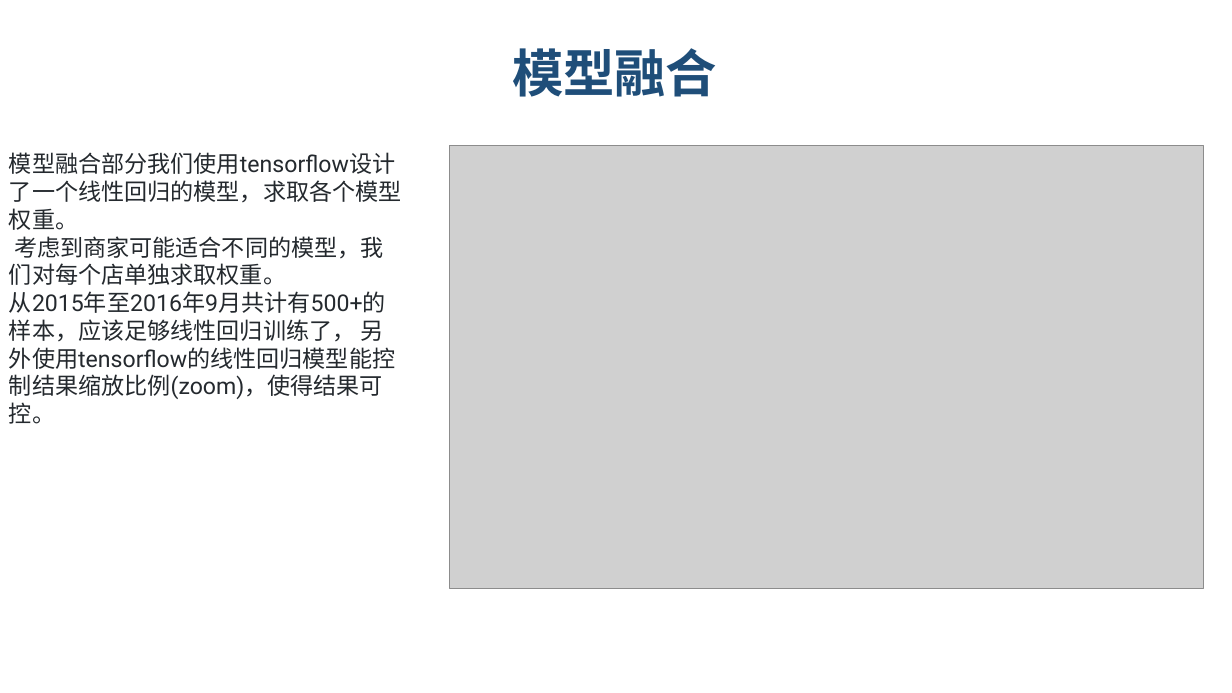
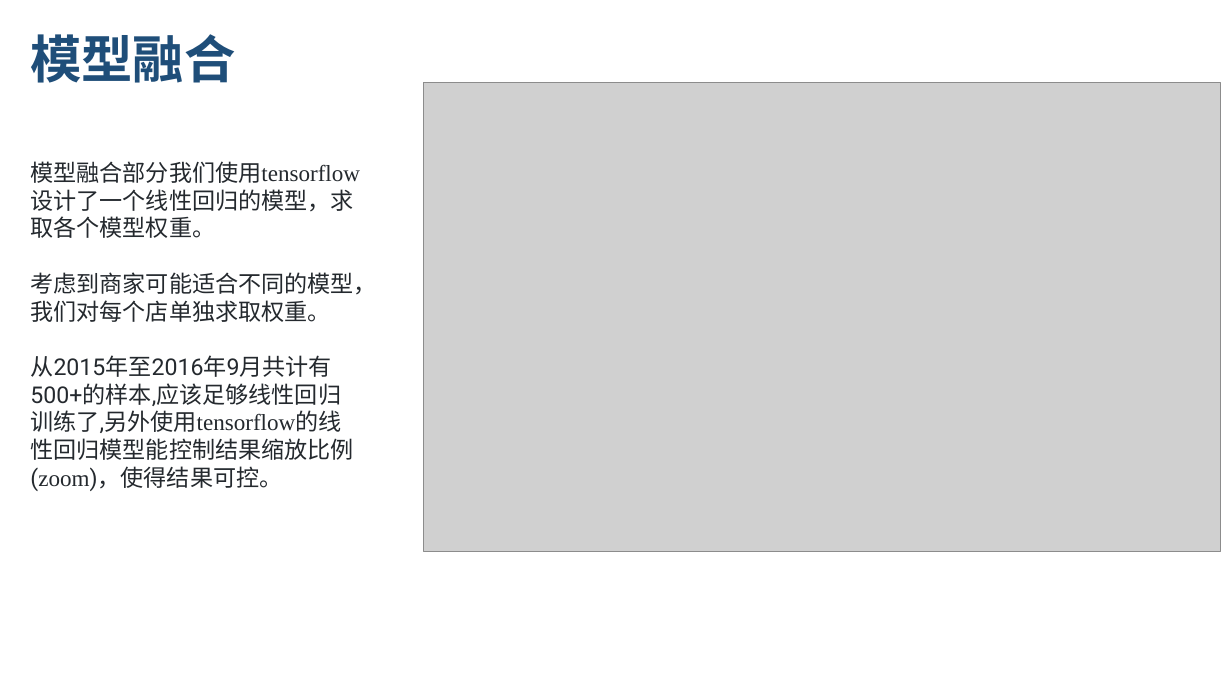
Before and after one commit to lvniqi/tianchi_power, a slide deck: slide 12 of presentation.pptx. Drawn at 1232x693 pixels with LibreOffice and Linux fonts; fonts in the diff are those of the drawing; grey boxes stand for pictures; background and template pictures are left out. Boxes give left, top, right and bottom in pixels: in the first picture for what was removed or moved away, otherwise in the second. Text is boxed around its words. In the diff, an @@ line names an element or a change of style, - is before the commit and + after.

```diff
--- a/presentation.pptx
+++ b/presentation.pptx
@@ text "模型融合": place and size @@
-text "模型融合" at <box>512,48,717,97</box>
+text "模型融合" at <box>30,34,235,83</box>
@@ picture: place and size @@
-picture at <box>450,145,1203,588</box>
+picture at <box>424,83,1221,552</box>
@@ text "模型融合部分我们使用tensorflow设计了一个线性回归的模型，求取各个模型权重。": place and size @@
-text "模型融合部分我们使用tensorflow设计了一个线性回归的模型，求取各个模型权重。" at <box>9,152,402,424</box>
+text "模型融合部分我们使用tensorflow设计了一个线性回归的模型，求取各个模型权重。" at <box>30,161,376,491</box>
@@ text at <box>30,161,360,238</box>: font Roboto to Times New Roman in "模型融合部分我们使用tensorflow设计了一个线性回归的模型，求取各个模型权重。" @@
@@ text at <box>30,355,341,491</box>: text changed @@
-从2015年至2016年9月共计有500+的样本，应该足够线性回归训练了， 另外使用tensorflow的线性回归模型能控制结果缩放比例(zoom)，使得结果可控。
+从2015年至2016年9月共计有500+的样本,应该足够线性回归训练了,另外使用tensorflow的线性回归模型能控制结果缩放比例(zoom)，使得结果可控。
```
Also in this commit, not shown: 21 other slides changed.
